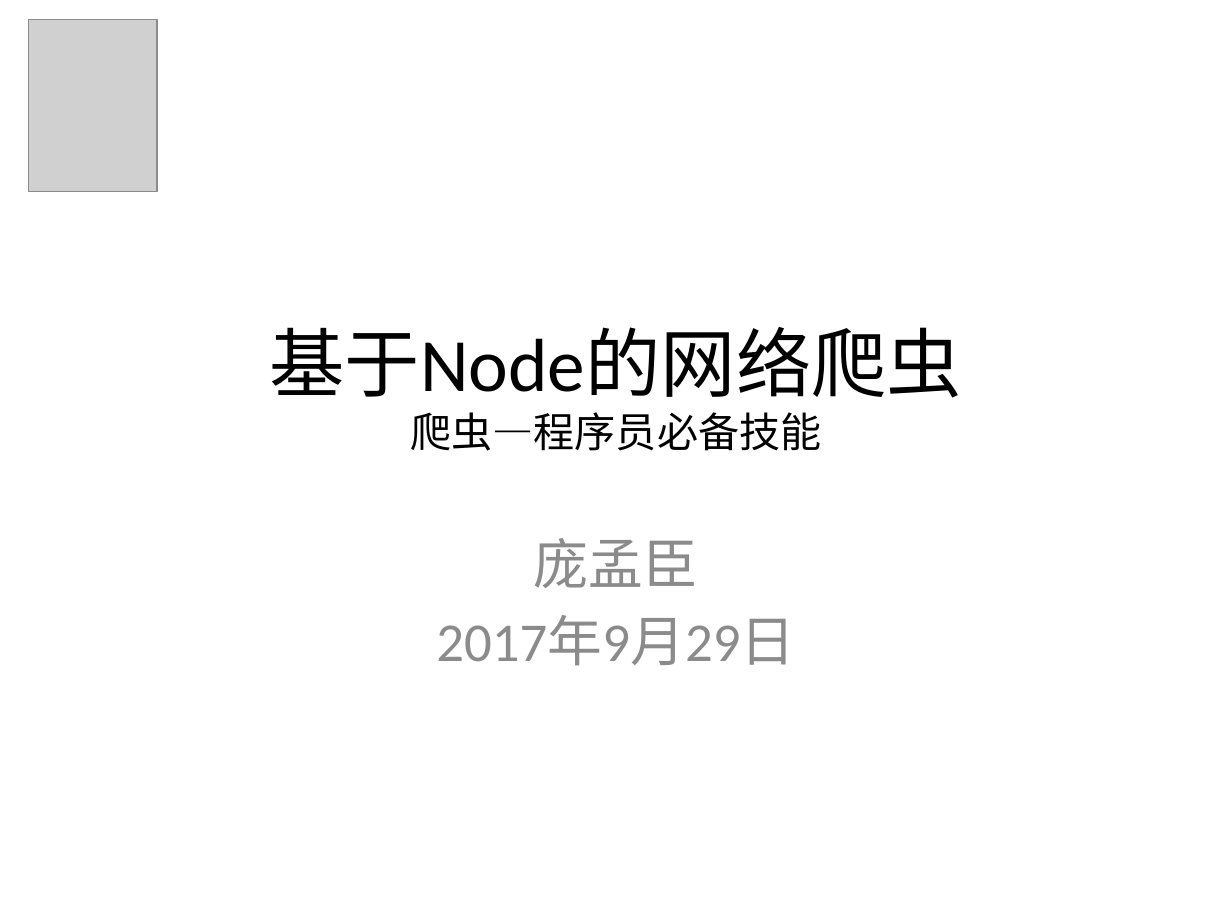
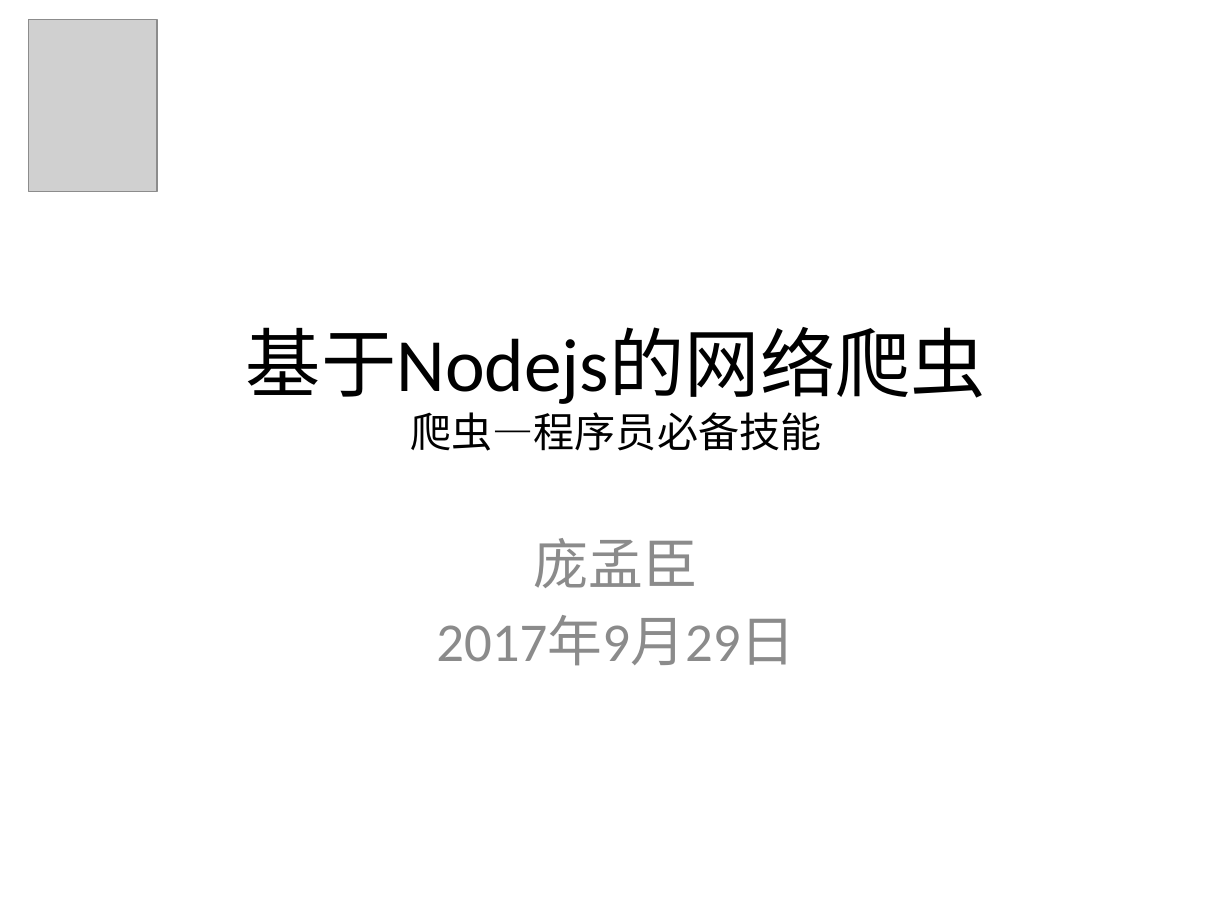
Before and after one commit to PmcFizz/snake, a slide deck: slide 1 of 基于Node的微小爬虫.pptx. Drawn at 1232x924 pixels with LibreOffice and Linux fonts; fonts in the diff are those of the drawing; grey boxes stand for pictures. Boxes give left, top, right and bottom in pixels: in the first picture for what was removed or moved away, otherwise in the second. Text is boxed around its words. In the diff, an @@ line names an element or a change of style, - is before the commit and + after.

```diff
--- a/基于Node的微小爬虫.pptx
+++ b/基于Node的微小爬虫.pptx
@@ title at (246,327,986,451): text changed @@
-基于Node的网络爬虫
-爬虫—程序员必备技能
+基于Nodejs的网络爬虫
+爬虫—程序员必备技能
```
Also in this commit, not shown: 3 other slides changed, 1 slide added, 1 slide removed.
